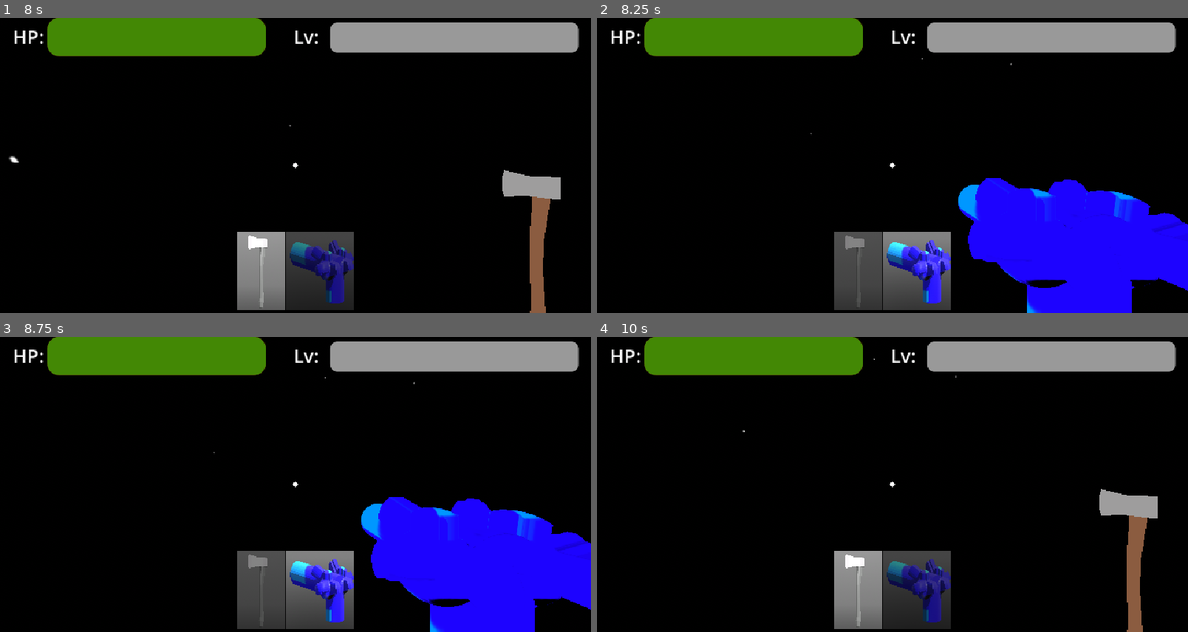
Above: before the commit, frames 1-4 (two rows, left to right).
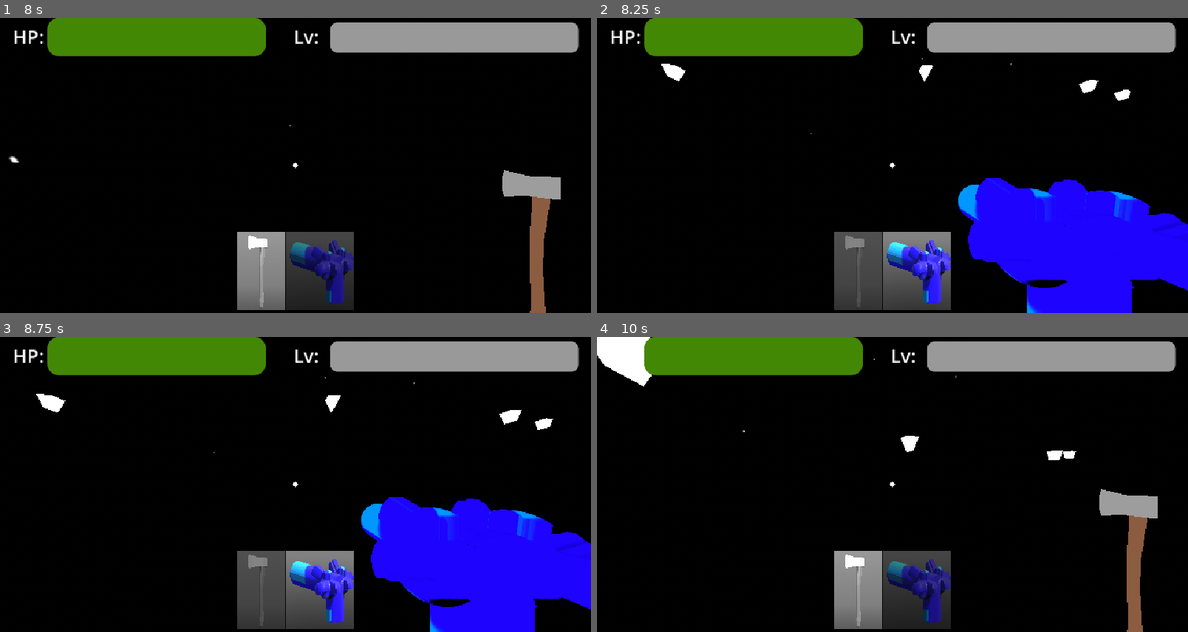
Above: after the commit, the same moments.

Repository: rayanplaygames9/save-the-space
Game: Godot game, scene res://scenes/space/space.tscn
Two runs of this game, one before a commit and one after it. Both use one fixed random seed, a clock stepped at 60 frames per second and the inputs below. This scene is started directly instead of the project's main scene.
Inputs (mouse positions are in pixels of both pictures, inside the frame that each line leads up to):
- Up to frame 1 (8 s): tap Enter at 0.5, 2, 3.5 s; move the mouse to (325, 165) at 0.52 s; hold W (forward) 0.53-5.78 s; tap 1 (hotbar_1) every 2.25 s from 0.6 to 7.35 s; tap Space (jump) at 0.77, 1.25, 1.52, 2.75, 3.02, 3.77, 4.25, 4.52, 6.02, 6.77, 7.52 s; move the mouse to (265, 165) at 1.27 s; tap 2 (hotbar_2) at 1.35, 3.6, 5.85 s; move the mouse to (307, 159) at 2.02 s; press the mouse at (307, 159) at 2.03 s; move the mouse to (289, 171) at 2.77 s; release the mouse at (289, 171) at 2.78 s; move the mouse to (336, 168) at 3.52 s; move the mouse to (248, 162) at 4.27 s; click (248, 162) at 4.35 s; move the mouse to (301, 165) at 5.02 s; move the mouse to (271, 159) at 5.77 s; hold D (right) 5.78-6.53 s; move the mouse to (325, 165) at 6.52 s; press the mouse at (325, 165) at 6.53 s; hold W (forward) from 6.53 s (still down); move the mouse to (265, 165) at 7.27 s; release the mouse at (265, 165) at 7.28 s
- Up to frame 2 (8.25 s): keep holding W (forward); move the mouse to (904, 159) at 8.02 s; tap 2 (hotbar_2) at 8.1 s
- Up to frame 3 (8.75 s): keep holding W (forward)
- Up to frame 4 (10 s): move the mouse to (886, 490) at 8.77 s; release W (forward) at 8.78 s; hold A (left) 8.78-9.53 s; click (886, 490) at 8.85 s; tap Space (jump) at 9.02, 9.77 s; move the mouse to (933, 487) at 9.52 s; hold W (forward) from 9.53 s (still down); tap 1 (hotbar_1) at 9.6 s

Frame 1 is identical in both runs. In frame 2, 0.4% of the frame differs, in the area x 10-91%, y 15-28%; in frame 3, 0.5%; in frame 4, 1.2%, in the area x 0-82%, y 0-42%.

Commit message:
Some multiplayer fixes

Diff:
--- a/scenes/alien/alien.gd
+++ b/scenes/alien/alien.gd
@@ -29,6 +29,10 @@
 
 func _ready() -> void:
 	$ArrivalSFX.play()
+	if multiplayer.is_server():
+		multiplayer.peer_connected.connect(func(id: int) -> void:
+			_set_rocks.rpc_id(id, placed_rocks)
+		)
 
 func _physics_process(delta: float) -> void:
 	if not disabled:
@@ -84,7 +88,7 @@
 
 		# Only increment and print if place_rock() actually succeeded!
 		if place_rock():
-			placed_rocks += 1
+			register_rock_placed()
 			print("Alien placed rocks: %s" % placed_rocks)
 
 		start_move_timer.start()
@@ -92,19 +96,17 @@
 func check_rain_trigger() -> void:
 	if not multiplayer.is_server():
 		return
-	if placed_rocks >= 10 and not is_dangerous_rain_triggered:
+	if placed_rocks >= 2 and not is_dangerous_rain_triggered:
 		is_dangerous_rain_triggered = true
 		_spawn_dangerous_object(15.0)
-		print("It's raining dangerous objects!")
 
 
 func _on_rain_d_object_timer_timeout() -> void:
 	if not multiplayer.is_server():
 		return
-	if placed_rocks >= 10:
+	if placed_rocks >= 2:
 		for i in range(50):
 			_spawn_dangerous_object(150.0)
-			print("It's raining dangerous objects!")
 
 func _spawn_dangerous_object(spread: float) -> void:
 	var container := get_tree().current_scene.get_node("DangerousObjects")
@@ -117,3 +119,12 @@
 	obj.position = Vector3(0, 15, 0) + random_offset
 	container.add_child(obj, true)  # spawner copies it to clients
 	create_tween().tween_callback(obj.queue_free).set_delay(5.0)  # host frees it, clients follow
+
+func register_rock_placed() -> void:
+	if not multiplayer.is_server():
+		return
+	_set_rocks.rpc(placed_rocks + 1)
+
+@rpc("authority", "call_local", "reliable")
+func _set_rocks(count: int) -> void:
+	placed_rocks = count
--- a/scenes/space/space.tscn
+++ b/scenes/space/space.tscn
@@ -76,7 +76,6 @@
 autostart = true
 
 [node name="SpawnAlienTimer" type="Timer" parent="." unique_id=104891534]
-wait_time = 25.0
 autostart = true
 
 [node name="earth" parent="." unique_id=106238960 instance=ExtResource("4_718x5")]
--- a/scripts/dangerous_object.gd
+++ b/scripts/dangerous_object.gd
@@ -7,7 +7,10 @@
 	position.y += fall_gravity * delta
 
 func _on_area_entered(area: Area3D) -> void:
+	if not multiplayer.is_server(): return
+
 	if area is HitboxComponent and area.get_parent() is Player:
+		print("[dangerous object] hit =", get_parent().name)
 		var hitbox: HitboxComponent = area
 
 		var attack = Attack.new()
--- a/scripts/health_component.gd
+++ b/scripts/health_component.gd
@@ -13,21 +13,33 @@
 
 func _ready() -> void:
 	health = MAX_HEALTH
+	print("[health] ready peer=", multiplayer.get_unique_id(), " owner=", get_parent().name, " health=", health)
 
-func damage(attack: Attack):
+func _process(_delta: float) -> void:
+	if Engine.get_frames_drawn() % 60 == 0:
+		print("[health] peer=", multiplayer.get_unique_id(), " ", get_parent().name, " health=", health)
+
+func damage(attack: Attack) -> void:
 	if not multiplayer.is_server():
 		return
-	health -= attack.attack_damage
+	var new_health := health - attack.attack_damage
+	if new_health <= 0.0:
+		_die() # 0 health = dead
+	else:
+		_set_health.rpc(new_health) # damaged
 
-	if health <= 0.0:
-		_die()
-
-func _die():
+func _die() -> void:
 	var parent := get_parent()
 	if parent is Player:
-		health = MAX_HEALTH
-		var player: Player = parent
-		player.respawn.rpc_id(parent.get_multiplayer_authority(), Vector3.ZERO)
+		_set_health.rpc(MAX_HEALTH) # respawn
+		parent.respawn.rpc_id(parent.get_multiplayer_authority(), Vector3.ZERO)
 	else:
 		parent.queue_free()
-	print("[health] DIE: ", parent.name, "health=", health)
+
+@rpc("any_peer", "call_local", "reliable")
+func _set_health(value: float) -> void:
+	var sender := multiplayer.get_remote_sender_id()
+	if sender != 0 and sender != 1:
+		return  # only the server (or a local call) may set health
+	health = clampf(value, 0.0, MAX_HEALTH)
+	health_changed.emit(health)
--- a/scripts/network.gd
+++ b/scripts/network.gd
@@ -5,7 +5,7 @@
 signal join_failed(reason: String)
 signal joined()
 
-const USE_LOCAL_ENET := false  # false = use Noray (room codes), true = local testing only
+const USE_LOCAL_ENET := true  # false = use Noray (room codes), true = local testing only
 
 # Check the netfox docs for the current public test instance.
 const NORAY_HOST := "tomfol.io"
